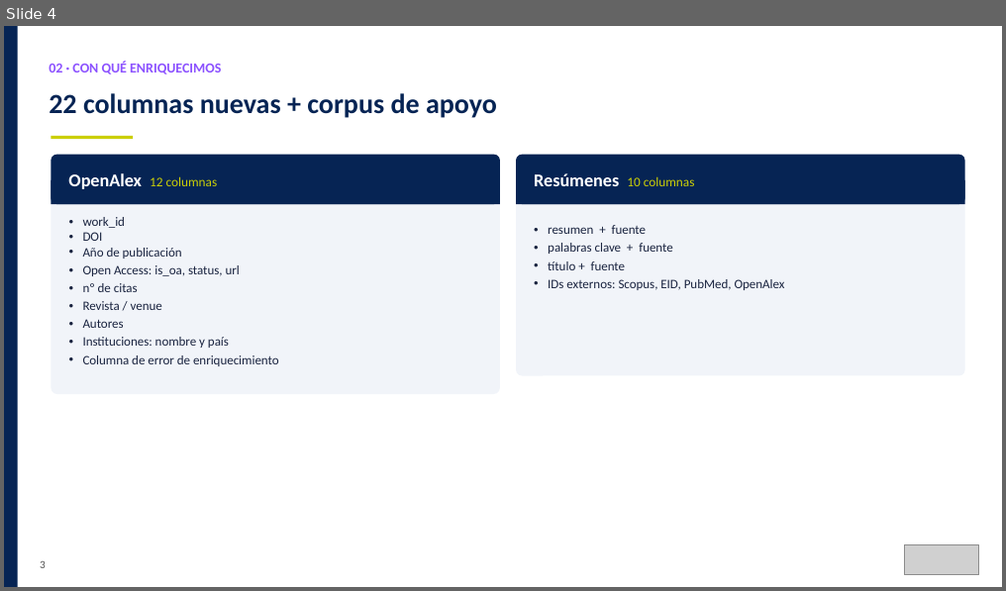
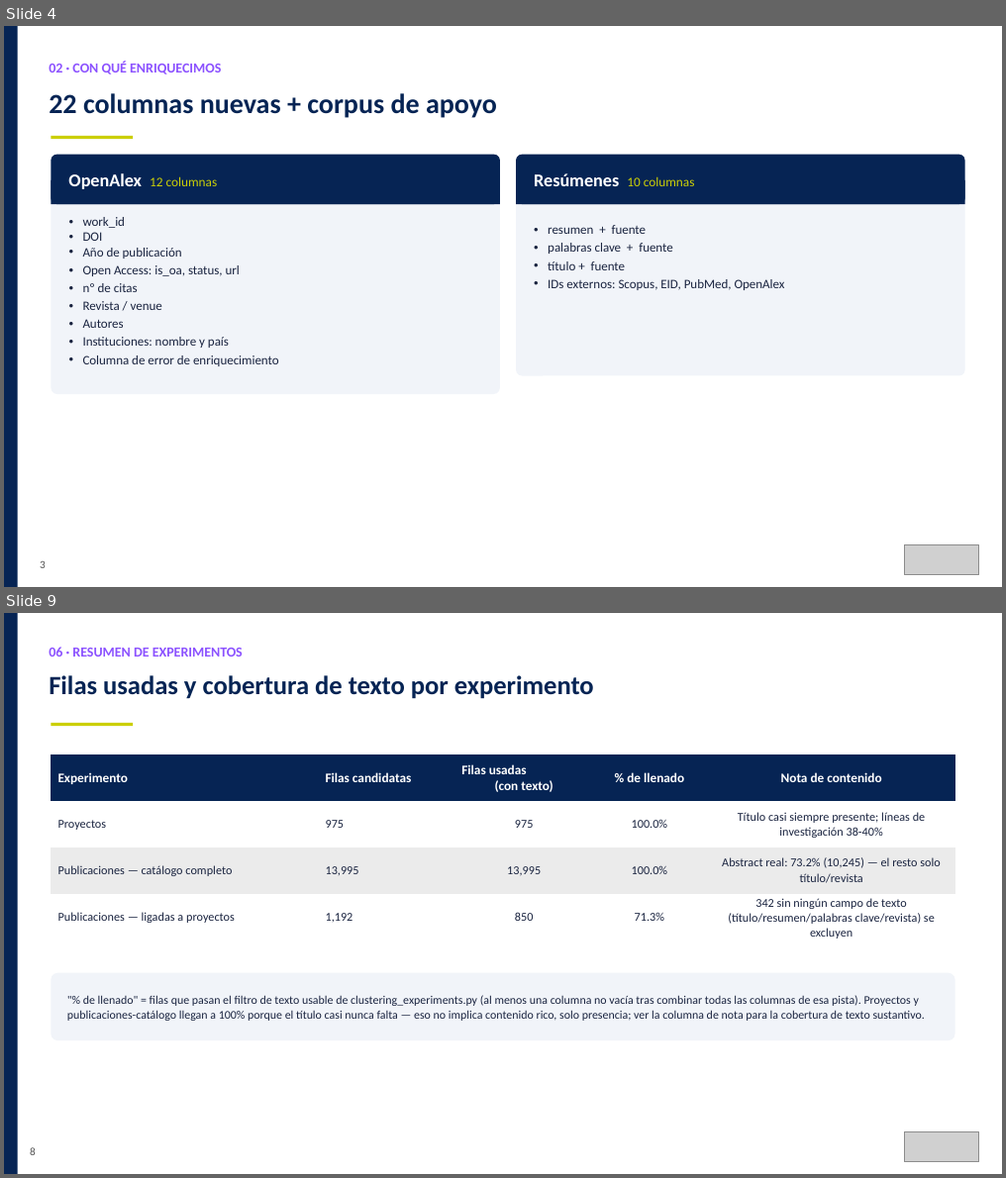
Before and after one commit to Instituto-Pulso-PUCP/LibroBlanco, a slide deck: Slides/Reu_15-08_Libro_Blanco.pptx. Shown one above the other, each under a label of ours: slide 4 before the commit, slides 4 and 9 after it; the slides between them are not shown. The pictures are 1006x591 and 1006x1178 pixels, drawn with LibreOffice and Linux fonts; fonts in the diff are those of the drawing; grey boxes stand for pictures. Boxes give left, top, right and bottom in pixels: in the first picture for what was removed or moved away, otherwise in the second. Text is boxed around its words. In the diff, an @@ line names an element or a change of style, - is before the commit and + after.

```diff
--- a/Slides/Reu_15-08_Libro_Blanco.pptx
+++ b/Slides/Reu_15-08_Libro_Blanco.pptx
@@ slide 9 added at (4,613,1002,1174), background #FFFFFF @@
@@ rectangle added at (4,613,18,1173), fill #062454 @@
@@ text added at (49,647,243,657), 10 pt, text #8C52FF, bold @@
+06 · RESUMEN DE EXPERIMENTOS
@@ text added at (49,675,594,699), 19 pt, text #062454, bold @@
+Filas usadas y cobertura de texto por experimento
@@ rectangle added at (51,723,133,726), fill #CBCF07 @@
@@ table added at (51,755,956,943), 4 rows, 5 columns @@
+Experimento | Filas candidatas | Filas usadas (con texto) | % de llenado | Nota de contenido
+Proyectos | 975 | 975 | 100.0% | Título casi siempre presente; líneas de investigación 38-40%
+Publicaciones — catálogo completo | 13,995 | 13,995 | 100.0% | Abstract real: 73.2% (10,245) — el resto solo título/revista
+Publicaciones — ligadas a proyectos | 1,192 | 850 | 71.3% | 342 sin ningún campo de texto (título/resumen/palabras clave/revista) se excluyen
@@ rounded rectangle added at (51,973,955,1041), fill #F1F4F9 @@
@@ text added at (67,995,925,1021), 8.5 pt, text #1A2440 @@
+"% de llenado" = filas que pasan el filtro de texto usable de clustering_experiments.py (al menos una columna no vacía tras combinar todas las columnas de esa pista). Proyectos y publicaciones-catálogo llegan a 100% porque el título casi nunca falta — eso no implica contenido rico, solo presencia; ver la columna de nota para la cobertura de texto sustantivo.
@@ picture added at (904,1132,979,1162) @@
@@ text added at (30,1148,36,1156), 8 pt, text #545454 @@
+8
```
Also in this commit, not shown: 6 slides changed, 6 other slides added, 2 slides removed, 15 other files.
